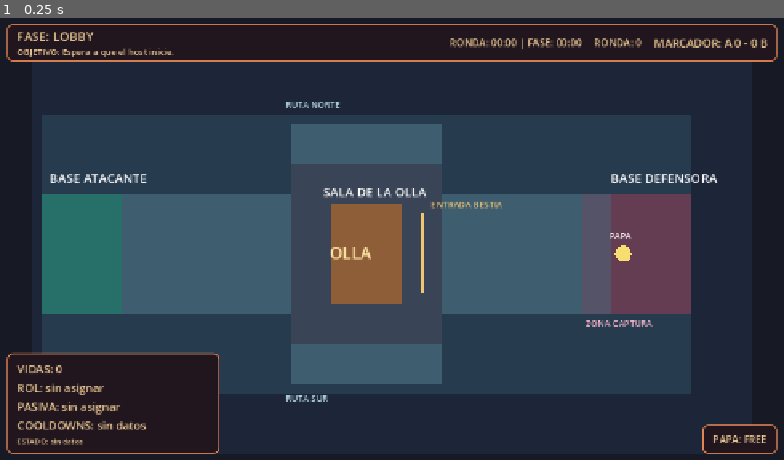
Above: before the commit, frame 1.
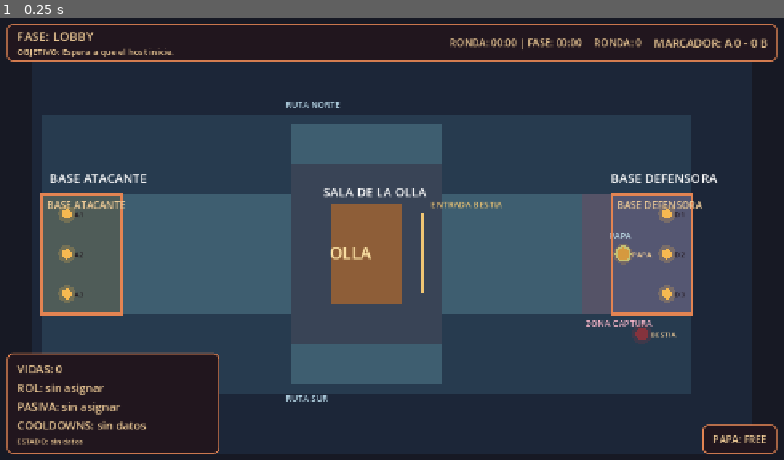
Above: after the commit, the same moment.

Repository: EstacioEA/TechnocumbIA
Game: Godot game, scene res://scenes/game/papoi_game.tscn
Same seed, same stepped clock (60 frames per second), same inputs: the game is played once before the commit and once after it. This scene is started directly instead of the project's main scene.
Inputs:
- Up to frame 1 (0.25 s): no input

The runs differ from the first frame. In frame 1, 5.9% of the frame differs, in the area x 5-90%, y 39-73%.

Commit message:
feat: add Papoi base and spawn markers

Diff:
--- a/scenes/map/papoi_map.tscn
+++ b/scenes/map/papoi_map.tscn
@@ -1,9 +1,12 @@
-[gd_scene load_steps=3 format=3]
+[gd_scene load_steps=4 format=3]
 
 [ext_resource type="Script" path="res://scripts/map/papoi_map.gd" id="1_map"]
 [ext_resource type="PackedScene" path="res://scenes/map/visuals/papoi_map_visuals.tscn" id="2_visuals"]
+[ext_resource type="PackedScene" path="res://scenes/map/visuals/papoi_base_spawn_visuals.tscn" id="3_base_spawn"]
 
 [node name="PapoiMap" type="Node2D"]
 script = ExtResource("1_map")
 
 [node name="Visuals" parent="." instance=ExtResource("2_visuals")]
+
+[node name="BaseSpawnVisuals" parent="." instance=ExtResource("3_base_spawn")]
--- /dev/null
+++ b/scenes/map/visuals/papoi_base_spawn_visuals.gd
@@ -0,0 +1,48 @@
+extends Node2D
+
+const ATTACKER_BASE := Rect2(80.0, 288.0, 128.0, 192.0)
+const DEFENDER_BASE := Rect2(992.0, 288.0, 128.0, 192.0)
+const BASE_BORDER := Color("#E38452")
+const ATTACKER_COLOR := Color("#B62A2A", 0.28)
+const DEFENDER_COLOR := Color("#2E9CC1", 0.28)
+const SPAWN_COLOR := Color("#F6B951")
+const PAPA_COLOR := Color("#D5993F")
+const BEAST_COLOR := Color("#85333D")
+
+func _ready() -> void:
+	z_index = 1
+	queue_redraw()
+
+func _draw() -> void:
+	_draw_base(ATTACKER_BASE, ATTACKER_COLOR, "BASE ATACANTE")
+	_draw_base(DEFENDER_BASE, DEFENDER_COLOR, "BASE DEFENSORA")
+	_draw_spawn_group("AttackerSpawns", SPAWN_COLOR, "A")
+	_draw_spawn_group("DefenderSpawns", SPAWN_COLOR, "D")
+	_draw_special_spawn("SpecialSpawns/PapaSpawn", PAPA_COLOR, "PAPA")
+	_draw_special_spawn("SpecialSpawns/BeastSpawn", BEAST_COLOR, "BESTIA")
+
+func _draw_base(rectangle: Rect2, fill: Color, label: String) -> void:
+	draw_rect(rectangle, fill, true)
+	draw_rect(rectangle, BASE_BORDER, false, 4.0)
+	draw_string(ThemeDB.fallback_font, rectangle.position + Vector2(8.0, 24.0), label, HORIZONTAL_ALIGNMENT_LEFT, -1, 16, Color("#EDCA96"))
+
+func _draw_spawn_group(group_name: String, color: Color, prefix: String) -> void:
+	var group := get_parent().get_node_or_null(group_name) as Node2D
+	if group == null:
+		return
+	for index in group.get_child_count():
+		var marker := group.get_child(index) as Marker2D
+		if marker == null:
+			continue
+		var position := marker.position
+		draw_circle(position, 14.0, Color(color, 0.22))
+		draw_circle(position, 8.0, color)
+		draw_string(ThemeDB.fallback_font, position + Vector2(12.0, 5.0), "%s%d" % [prefix, index + 1], HORIZONTAL_ALIGNMENT_LEFT, -1, 12, Color("#21161E"))
+
+func _draw_special_spawn(path: String, color: Color, label: String) -> void:
+	var marker := get_parent().get_node_or_null(path) as Marker2D
+	if marker == null:
+		return
+	draw_circle(marker.position, 16.0, Color(color, 0.25))
+	draw_circle(marker.position, 10.0, color)
+	draw_string(ThemeDB.fallback_font, marker.position + Vector2(14.0, 5.0), label, HORIZONTAL_ALIGNMENT_LEFT, -1, 12, Color("#EDCA96"))
--- /dev/null
+++ b/scenes/map/visuals/papoi_base_spawn_visuals.tscn
@@ -0,0 +1,6 @@
+[gd_scene load_steps=2 format=3]
+
+[ext_resource type="Script" path="res://scenes/map/visuals/papoi_base_spawn_visuals.gd" id="1_base_spawn"]
+
+[node name="PapoiBaseSpawnVisuals" type="Node2D"]
+script = ExtResource("1_base_spawn")
--- /dev/null
+++ b/tests/qa/gk02_base_spawn_visuals_test.gd
@@ -0,0 +1,51 @@
+extends SceneTree
+
+const MAP_SCENE := preload("res://scenes/map/papoi_map.tscn")
+const VISUALS_SCRIPT := preload("res://scenes/map/visuals/papoi_base_spawn_visuals.gd")
+
+var _failures: Array[String] = []
+
+func _init() -> void:
+	var map := MAP_SCENE.instantiate() as PapoiMap
+	if map == null:
+		_fail("map scene did not instantiate")
+		_finish()
+		return
+	root.add_child(map)
+	await process_frame
+	var expected_spawns := map.get_spawn_points()
+	var visuals := map.get_node_or_null("BaseSpawnVisuals") as Node2D
+	if visuals == null:
+		_fail("base/spawn visual layer is missing")
+	else:
+		if visuals.get_script() != VISUALS_SCRIPT:
+			_fail("base/spawn visual layer has an unexpected script")
+		if visuals.z_index <= 0:
+			_fail("base/spawn markers must remain visible above the map floor")
+	_assert_spawn_markers(map, expected_spawns)
+	map.queue_free()
+	await process_frame
+	_finish()
+
+func _assert_spawn_markers(map: PapoiMap, expected_spawns: Dictionary) -> void:
+	for group_name in ["AttackerSpawns", "DefenderSpawns"]:
+		var group := map.get_node_or_null(group_name) as Node2D
+		if group == null or group.get_child_count() != 3:
+			_fail("%s must contain three logical markers" % group_name)
+	var special := map.get_node_or_null("SpecialSpawns") as Node2D
+	if special == null or special.get_child_count() != 2:
+		_fail("special spawn group must contain Papa and Beast")
+	if map.get_spawn_points() != expected_spawns:
+		_fail("visual layer changed logical spawn data")
+
+func _fail(message: String) -> void:
+	_failures.append(message)
+
+func _finish() -> void:
+	if _failures.is_empty():
+		print("GK02_BASE_SPAWN_VISUALS_TEST: PASS")
+		quit(0)
+		return
+	for failure in _failures:
+		push_error("GK02_BASE_SPAWN_VISUALS_TEST: %s" % failure)
+	quit(1)
Not shown, changed: AI_TRACE.md
Not shown, added: docs/handoffs/2026-10-10-0600-GK02-base-spawn-visuals.md
Not shown, changed: docs/specs/Krystal_Giraldo/TASKS.md
